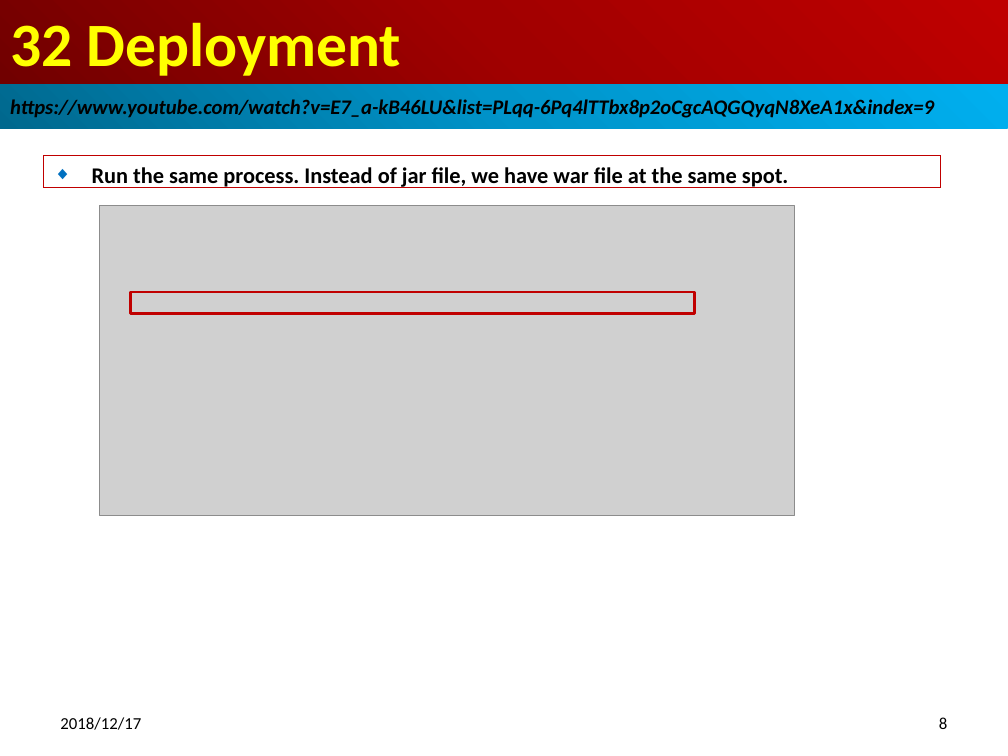
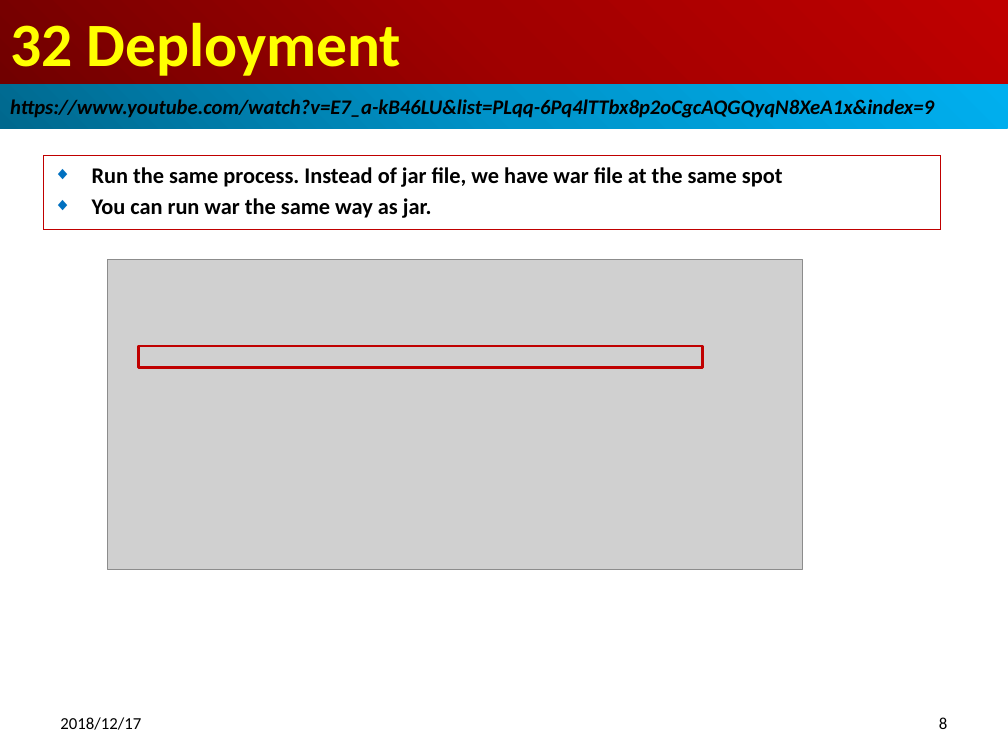
Before and after one commit to peterhchen/100-spring-boot, a slide deck: slide 8 of 15_Ch32_Deployment.pptx. Drawn at 1008x756 pixels with LibreOffice and Linux fonts; fonts in the diff are those of the drawing; grey boxes stand for pictures. Boxes give left, top, right and bottom in pixels: in the first picture for what was removed or moved away, otherwise in the second. Text is boxed around its words. In the diff, an @@ line names an element or a change of style, - is before the commit and + after.

```diff
--- a/15_Ch32_Deployment.pptx
+++ b/15_Ch32_Deployment.pptx
@@ subtitle "Run the same process. Instead ...": place and size @@
-subtitle "Run the same process. Instead ..." at bbox=[43, 156, 940, 187]
+subtitle "Run the same process. Instead ..." at bbox=[43, 156, 940, 231]
@@ subtitle at bbox=[92, 167, 783, 218]: text changed @@
-◆ Run the same process. Instead of jar file, we have war file at the same spot.
+◆ Run the same process. Instead of jar file, we have war file at the same spot
+◆ You can run war the same way as jar.
@@ picture: place and size @@
-picture at bbox=[99, 206, 794, 515]
+picture at bbox=[107, 260, 802, 570]
@@ rectangle: place and size @@
-rectangle at bbox=[131, 292, 695, 313]
+rectangle at bbox=[139, 346, 703, 367]
```
Also in this commit, not shown: 1 slide removed, 2 other files.
